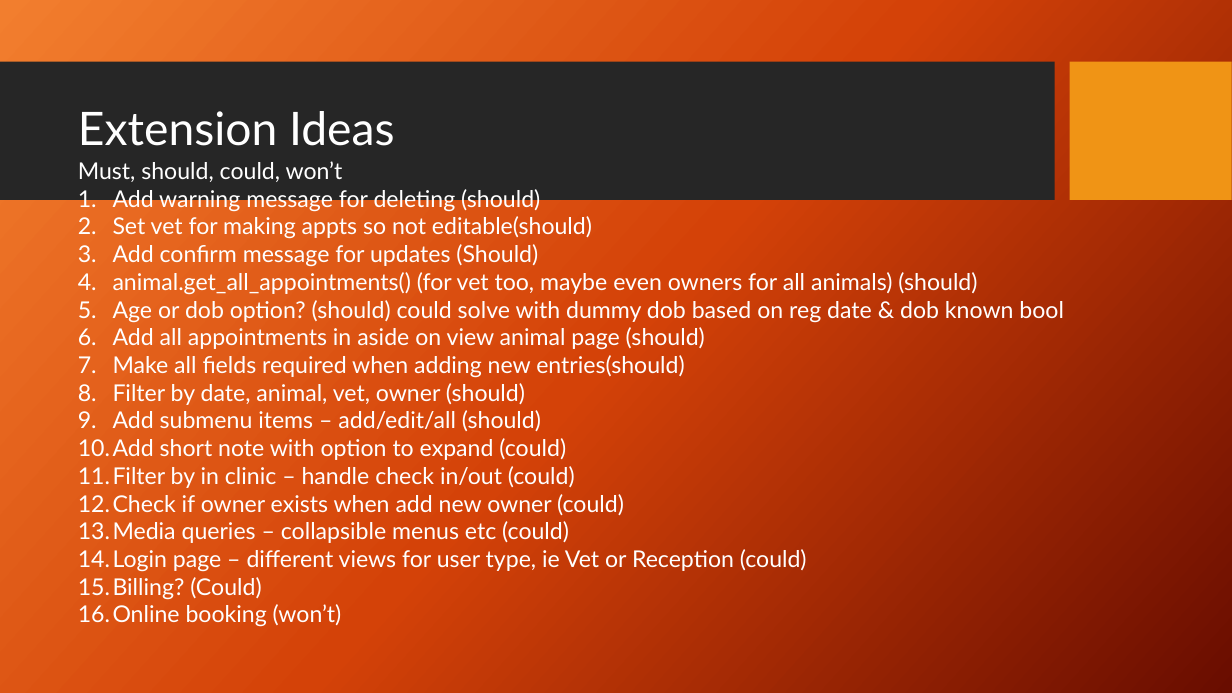
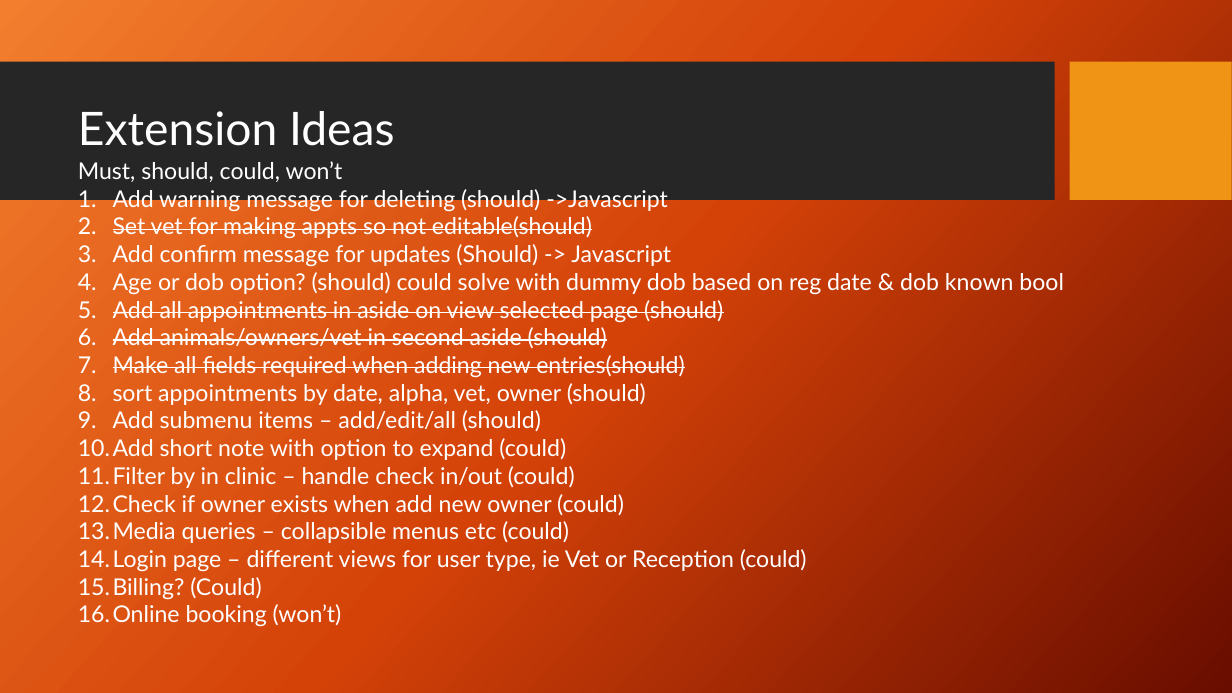
Before and after one commit to Peetfire/Animal_magic, a slide deck: slide 8 of Presentation/Vet Managment.pptx. Drawn at 1232x693 pixels with LibreOffice and Linux fonts; fonts in the diff are those of the drawing; background and template pictures are left out. Boxes give left, top, right and bottom in pixels: in the first picture for what was removed or moved away, otherwise in the second. Text is boxed around its words. In the diff, an @@ line names an element or a change of style, - is before the commit and + after.

```diff
--- a/Presentation/Vet Managment.pptx
+++ b/Presentation/Vet Managment.pptx
@@ text at (113, 186, 668, 211): text changed @@
-1. Add warning message for deleting (should)
+1. Add warning message for deleting (should) ->Javascript
@@ text at (113, 216, 684, 378): strikethrough on in "Set vet for making appts so not ...", "Make all fields required when adding new ..." @@
@@ text at (113, 244, 671, 267): text changed @@
-3. Add confirm message for updates (Should)
-4. animal.get_all_appointments() (for vet too, maybe even owners for all animals) (should)
+3. Add confirm message for updates (Should) -> Javascript
@@ text at (113, 300, 723, 348): text changed @@
-6. Add all appointments in aside on view animal page (should)
+5. Add all appointments in aside on view selected page (should)
+6. Add animals/owners/vet in second aside (should)
@@ text at (113, 383, 646, 405): text changed @@
-8. Filter by date, animal, vet, owner (should)
+8. sort appointments by date, alpha, vet, owner (should)
```
Also in this commit, not shown: 6 other files.
